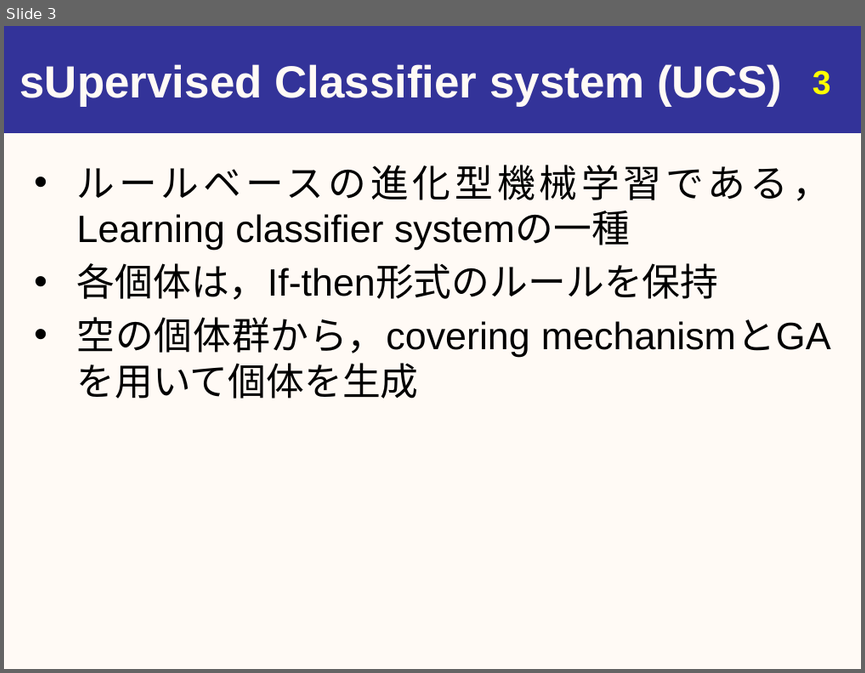
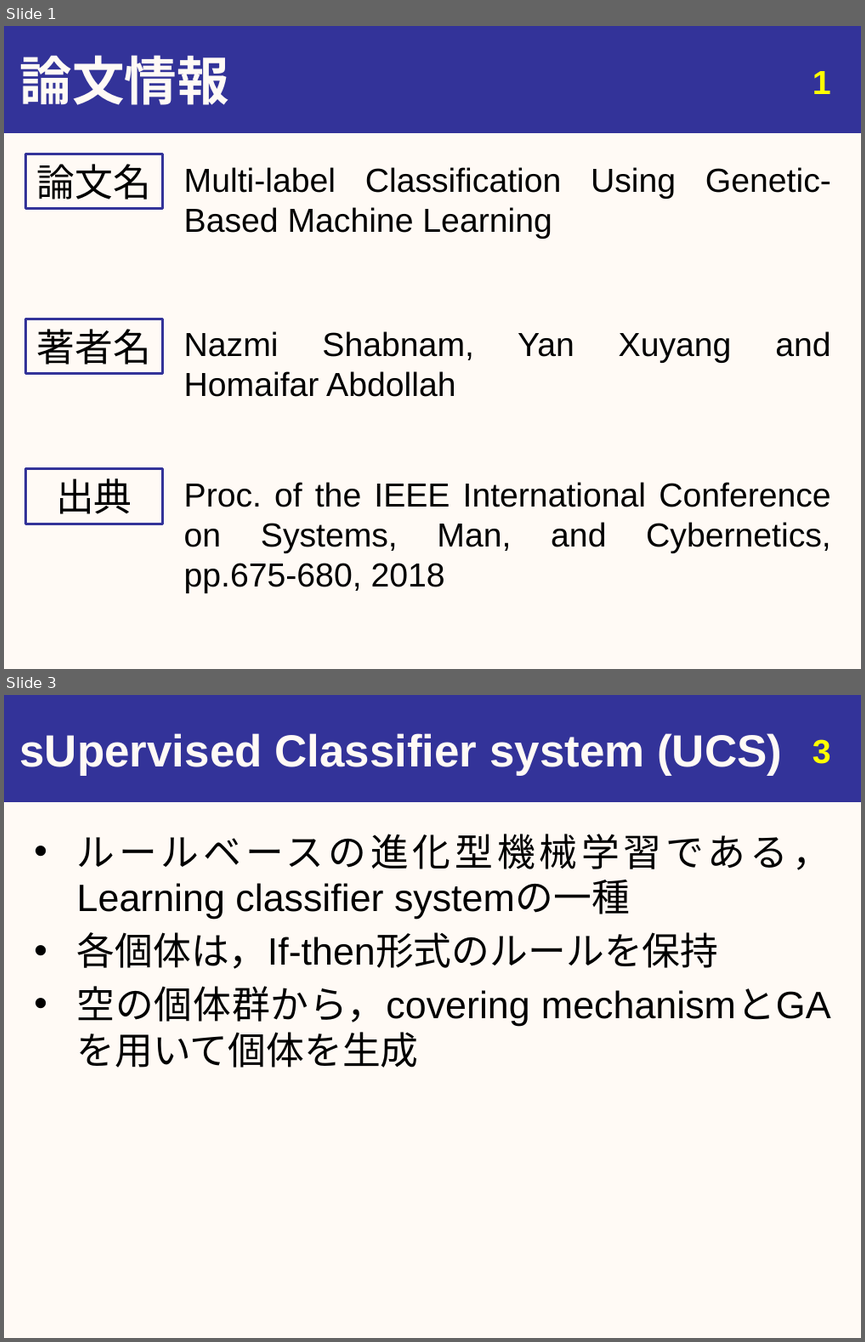
Before and after one commit to youle921/Slide-maintain, a slide deck: slide_1106/20191106_urita_eng.pptx. Shown one above the other, each under a label of ours: slide 3 before the commit, slides 1 and 3 after it; the slides between them are not shown. The pictures are 865x673 and 865x1342 pixels, drawn with LibreOffice and Linux fonts; fonts in the diff are those of the drawing. Boxes give left, top, right and bottom in pixels: in the first picture for what was removed or moved away, otherwise in the second. Text is boxed around its words. In the diff, an @@ line names an element or a change of style, - is before the commit and + after.

```diff
--- a/slide_1106/20191106_urita_eng.pptx
+++ b/slide_1106/20191106_urita_eng.pptx
@@ slide 1 added at [4, 26, 861, 669], background #FFFAF5; not listed: 1 template element that a slide beside it also shows @@
@@ text added at [20, 55, 229, 105], 44 pt, text #FFFAF5, bold @@
+論文情報
@@ page number added at [812, 71, 831, 94], 28 pt, text #FFFF00, bold @@
+1
@@ rectangle added at [25, 154, 162, 209], outline #333399 2.25 pt, 32 pt, text #000000 @@
+論文名
@@ text added at [184, 167, 831, 238], 28 pt, text #000000 @@
+Multi-label Classification Using Genetic-Based Machine Learning
@@ rectangle added at [25, 319, 162, 374], outline #333399 2.25 pt, 32 pt, text #000000 @@
+著者名
@@ text added at [184, 331, 830, 363], 28 pt, text #000000 @@
+Nazmi Shabnam, Yan Xuyang and Homaifar Abdollah
@@ rectangle added at [25, 469, 162, 524], outline #333399 2.25 pt, 32 pt, text #000000 @@
+出典
@@ text added at [184, 482, 831, 593], 28 pt, text #000000 @@
+Proc. of the IEEE International Conference on Systems, Man, and Cybernetics, pp.675-680, 2018
```
Also in this commit, not shown: 10 slides changed, 3 other slides added, 1 slide removed.
